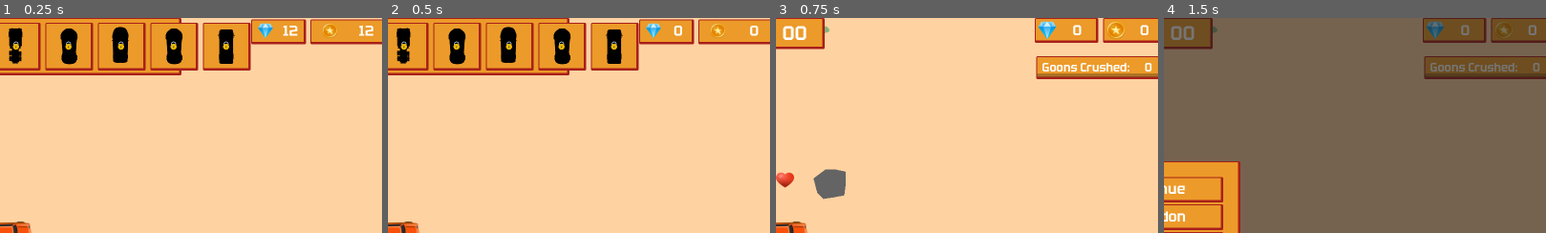
Above: before the commit, frames 1-4 (left to right).
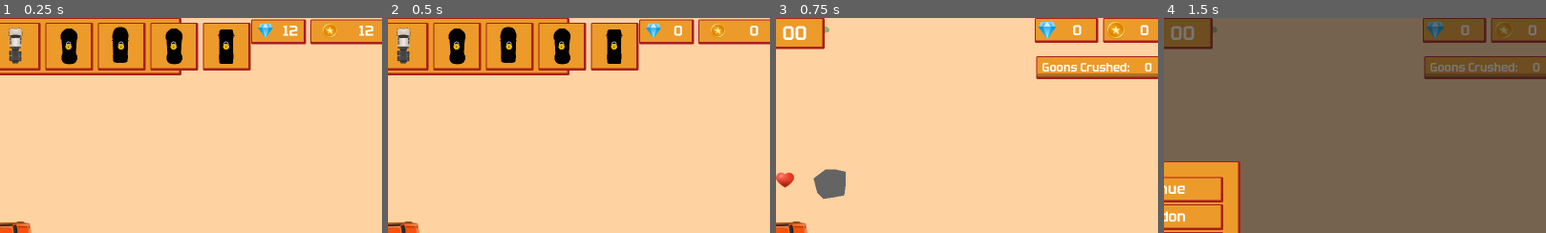
Above: after the commit, the same moments.

Repository: gregrylivingston/GoonCrusher
Game: Godot game, scene res://scene/player/menu/main/mainMenuCamera.tscn
Two runs of this game, one before a commit and one after it. Both use one fixed random seed, a clock stepped at 60 frames per second and the inputs below.
Inputs:
- Up to frame 1 (0.25 s): no input
- Up to frame 2 (0.5 s): no input
- Up to frame 3 (0.75 s): click "Begin" at 0.5 s
- Up to frame 4 (1.5 s): click "Road Rogue" at 1.25 s
The pictures show only the part of the screen within x 49-99%, y 0-50%; the shares and areas given below are measured in that part.

The runs differ from the first frame. In frame 1, 0.5% of the frame differs, in the area x 2-6%, y 4-22%; in frame 2, 0.5%; in frame 3, nothing differs; in frame 4, nothing differs.

Commit message:
more audio updates and fixes, voices for semi and pickup

Diff:
--- a/scene/car/pickup/pickup.tscn
+++ b/scene/car/pickup/pickup.tscn
@@ -11,6 +11,22 @@
 [ext_resource type="AudioStream" uid="uid://bq5n538wq16u" path="res://scene/car/pickup/audio/pickup_intro_6.mp3" id="8_svqtx"]
 [ext_resource type="AudioStream" uid="uid://bfvu8be8cvpcr" path="res://scene/car/pickup/audio/pickup_intro_7.mp3" id="9_0wwoi"]
 [ext_resource type="AudioStream" uid="uid://b4rf8s2i8u2wa" path="res://scene/car/pickup/audio/pickup_intro_8.mp3" id="10_iv8ox"]
+[ext_resource type="AudioStream" uid="uid://cjc6djo0c0yhn" path="res://scene/car/pickup/audio/pickup_joy_1.mp3" id="11_01t5h"]
+[ext_resource type="AudioStream" uid="uid://gajox5leno0w" path="res://scene/car/pickup/audio/pickup_joy_2.mp3" id="12_libsm"]
+[ext_resource type="AudioStream" uid="uid://kiv4jtj1eew1" path="res://scene/car/pickup/audio/pickup_joy_3.mp3" id="13_3ksbf"]
+[ext_resource type="AudioStream" uid="uid://df6vxuy2r52aq" path="res://scene/car/pickup/audio/pickup_joy_4.mp3" id="14_q4hv0"]
+[ext_resource type="AudioStream" uid="uid://br1s2flo4ukif" path="res://scene/car/pickup/audio/pickup_joy_5.mp3" id="15_iv1yi"]
+[ext_resource type="AudioStream" uid="uid://w4arc54nf72b" path="res://scene/car/pickup/audio/pickup_joy_6.mp3" id="16_g2ua3"]
+[ext_resource type="AudioStream" uid="uid://dvpbed417m36u" path="res://scene/car/pickup/audio/pickup_joy_7.mp3" id="17_ireah"]
+[ext_resource type="AudioStream" uid="uid://3lmhya4u5777" path="res://scene/car/pickup/audio/pickup_joy_8.mp3" id="18_ty8uw"]
+[ext_resource type="AudioStream" uid="uid://blsomixotdjia" path="res://scene/car/pickup/audio/pickup_joy_9.mp3" id="19_yvkl7"]
+[ext_resource type="AudioStream" uid="uid://6no3utlnkdkc" path="res://scene/car/pickup/audio/pickup_joy_10.mp3" id="20_4xfjq"]
+[ext_resource type="AudioStream" uid="uid://cpj7unigayjrc" path="res://scene/car/pickup/audio/pickup_joy_11.mp3" id="21_sxtnt"]
+[ext_resource type="AudioStream" uid="uid://ydbwyer6c0mu" path="res://scene/car/pickup/audio/pickup_joy_12.mp3" id="22_atv5c"]
+[ext_resource type="AudioStream" uid="uid://c55gjy6wv8h3n" path="res://scene/car/pickup/audio/pick_lowgas_1.mp3" id="23_73te5"]
+[ext_resource type="AudioStream" uid="uid://dgpwho8on7dnx" path="res://scene/car/pickup/audio/pick_lowgas_2.mp3" id="24_cyqhs"]
+[ext_resource type="AudioStream" uid="uid://dkpbevqn4077n" path="res://scene/car/pickup/audio/pickup_lowhealth1.mp3" id="25_yxhmr"]
+[ext_resource type="AudioStream" uid="uid://b82pkrwo1n5m8" path="res://scene/car/pickup/audio/pickup_lowhealth2.mp3" id="26_4efuk"]
 
 [node name="Car" instance=ExtResource("1_150xb")]
 engine = 19
@@ -19,7 +35,10 @@
 profilePic = ExtResource("2_m38a1")
 charName = "Karen"
 carId = "pickup"
-introAudio = Array[AudioStreamMP3]([ExtResource("3_gf7v4"), ExtResource("4_57w67"), ExtResource("5_okret"), ExtResource("6_go2a3"), ExtResource("7_7wal3"), ExtResource("8_svqtx"), ExtResource("9_0wwoi"), ExtResource("10_iv8ox")])
+introAudio = Array[AudioStreamMP3]([ExtResource("3_gf7v4"), ExtResource("4_57w67"), ExtResource("5_okret"), ExtResource("6_go2a3"), ExtResource("7_7wal3"), ExtResource("8_svqtx"), ExtResource("9_0wwoi"), ExtResource("10_iv8ox"), ExtResource("11_01t5h"), ExtResource("21_sxtnt")])
+powerupAudio = Array[AudioStreamMP3]([ExtResource("11_01t5h"), ExtResource("12_libsm"), ExtResource("13_3ksbf"), ExtResource("14_q4hv0"), ExtResource("15_iv1yi"), ExtResource("16_g2ua3"), ExtResource("17_ireah"), ExtResource("18_ty8uw"), ExtResource("19_yvkl7"), ExtResource("20_4xfjq"), ExtResource("21_sxtnt"), ExtResource("22_atv5c")])
+lowGasAudio = Array[AudioStreamMP3]([ExtResource("23_73te5"), ExtResource("24_cyqhs"), ExtResource("7_7wal3")])
+lowHealthAudio = Array[AudioStreamMP3]([ExtResource("25_yxhmr"), ExtResource("26_4efuk"), ExtResource("5_okret")])
 
 [node name="sprite" parent="." index="4"]
 position = Vector2(3, 3)
--- a/scene/car/semi/semi.tscn
+++ b/scene/car/semi/semi.tscn
@@ -11,6 +11,20 @@
 [ext_resource type="AudioStream" uid="uid://b54utlyaht6an" path="res://scene/car/semi/audio/semi_intro_6.mp3" id="8_olvqb"]
 [ext_resource type="AudioStream" uid="uid://1i5y7f5gutow" path="res://scene/car/semi/audio/semi_intro_7.mp3" id="9_mkr5q"]
 [ext_resource type="AudioStream" uid="uid://c18ldenh81trw" path="res://scene/car/semi/audio/semi_intro_8.mp3" id="10_vqa1h"]
+[ext_resource type="AudioStream" uid="uid://dej6rvp7prvp" path="res://scene/car/semi/audio/semi_joy_4.mp3" id="11_v7qt4"]
+[ext_resource type="AudioStream" uid="uid://cxfcabl73v3qv" path="res://scene/car/semi/audio/semi_joy_3.mp3" id="12_aq20n"]
+[ext_resource type="AudioStream" uid="uid://b0s6h6eoibspq" path="res://scene/car/semi/audio/semi_purse_1.mp3" id="13_u22q5"]
+[ext_resource type="AudioStream" uid="uid://qn3gtix8naef" path="res://scene/car/semi/audio/semi_purse_2.mp3" id="14_dmw0w"]
+[ext_resource type="AudioStream" uid="uid://p5xdo7tcs1gn" path="res://scene/car/semi/audio/semi_purse_3.mp3" id="15_sovfa"]
+[ext_resource type="AudioStream" uid="uid://bk74rell5ej4j" path="res://scene/car/semi/audio/semi_purse_4.mp3" id="16_7fkcg"]
+[ext_resource type="AudioStream" uid="uid://bf1yy10ydw5n8" path="res://scene/car/semi/audio/semi_joy_1.mp3" id="17_2alti"]
+[ext_resource type="AudioStream" uid="uid://dg4huiewefavk" path="res://scene/car/semi/audio/semi_joy_2.mp3" id="18_vgc5m"]
+[ext_resource type="AudioStream" uid="uid://luxacx51uvax" path="res://scene/car/semi/audio/semi_joy_5.mp3" id="19_4afom"]
+[ext_resource type="AudioStream" uid="uid://qm38ksb3sn2y" path="res://scene/car/semi/audio/semi_joy_6.mp3" id="20_31uva"]
+[ext_resource type="AudioStream" uid="uid://d33vfxm8qisvn" path="res://scene/car/semi/audio/semi_lowgas_1.mp3" id="21_nb5bo"]
+[ext_resource type="AudioStream" uid="uid://r06pokath0cx" path="res://scene/car/semi/audio/semi_lowgas_2.mp3" id="22_47v1i"]
+[ext_resource type="AudioStream" uid="uid://e0kiqmki0gt1" path="res://scene/car/semi/audio/semi_lowhealth_1.mp3" id="23_43kt5"]
+[ext_resource type="AudioStream" uid="uid://c3hhd0u8brvvp" path="res://scene/car/semi/audio/semi_lowhealth_2.mp3" id="24_w2g4c"]
 
 [sub_resource type="RectangleShape2D" id="RectangleShape2D_8s7dq"]
 size = Vector2(309, 115)
@@ -23,7 +37,11 @@
 profilePic = ExtResource("2_u7uhp")
 charName = "Tiffany"
 carId = "semi"
-introAudio = Array[AudioStreamMP3]([ExtResource("4_nujw2"), ExtResource("4_tijah"), ExtResource("3_vp8ws"), ExtResource("6_t0nwr"), ExtResource("7_b7g3a"), ExtResource("8_olvqb"), ExtResource("9_mkr5q"), ExtResource("10_vqa1h")])
+introAudio = Array[AudioStreamMP3]([ExtResource("4_nujw2"), ExtResource("4_tijah"), ExtResource("3_vp8ws"), ExtResource("6_t0nwr"), ExtResource("7_b7g3a"), ExtResource("8_olvqb"), ExtResource("9_mkr5q"), ExtResource("10_vqa1h"), ExtResource("11_v7qt4"), ExtResource("12_aq20n")])
+purseAudio = Array[AudioStreamMP3]([ExtResource("13_u22q5"), ExtResource("14_dmw0w"), ExtResource("15_sovfa"), ExtResource("16_7fkcg")])
+powerupAudio = Array[AudioStreamMP3]([ExtResource("17_2alti"), ExtResource("18_vgc5m"), ExtResource("12_aq20n"), ExtResource("11_v7qt4"), ExtResource("19_4afom"), ExtResource("20_31uva"), ExtResource("10_vqa1h"), ExtResource("4_nujw2")])
+lowGasAudio = Array[AudioStreamMP3]([ExtResource("21_nb5bo"), ExtResource("22_47v1i")])
+lowHealthAudio = Array[AudioStreamMP3]([ExtResource("23_43kt5"), ExtResource("24_w2g4c"), ExtResource("6_t0nwr")])
 
 [node name="CollisionShape2D" parent="." index="2"]
 position = Vector2(3.5, -1.5)
--- a/scene/car/taxi/taxi.tscn
+++ b/scene/car/taxi/taxi.tscn
@@ -21,20 +21,15 @@
 [ext_resource type="AudioStream" uid="uid://s22etes4muku" path="res://scene/car/taxi/audio/taxi_joy_3.mp3" id="18_rewgt"]
 [ext_resource type="AudioStream" uid="uid://bf2g55p5rqirk" path="res://scene/car/taxi/audio/taxi_joy_4.mp3" id="19_1wv2m"]
 [ext_resource type="AudioStream" uid="uid://hpq7o1wu18c6" path="res://scene/car/taxi/audio/taxi_joy_5.mp3" id="20_isjie"]
-[ext_resource type="AudioStream" uid="uid://8qsyi304qe46" path="res://scene/car/sedan/audio/sedan_lowgas_2.mp3" id="21_1vqe1"]
 [ext_resource type="AudioStream" uid="uid://dt5eem54gq1o7" path="res://scene/car/taxi/audio/taxi_joy7.mp3" id="21_262ig"]
 [ext_resource type="AudioStream" uid="uid://hlej4x4257d7" path="res://scene/car/taxi/audio/taxi_joy8.mp3" id="22_e71w7"]
-[ext_resource type="AudioStream" uid="uid://bdjiqvxap6ace" path="res://scene/car/sedan/audio/sedan_lowgas_3.mp3" id="22_eyxoo"]
 [ext_resource type="AudioStream" uid="uid://daae5oi5o1tt2" path="res://scene/car/taxi/audio/taxi_lowgas_1.mp3" id="23_bidcd"]
 [ext_resource type="AudioStream" uid="uid://dbw1m34km4x0b" path="res://scene/car/taxi/audio/taxi_joy9.mp3" id="23_iadqi"]
 [ext_resource type="AudioStream" uid="uid://ccqwc2fanq00p" path="res://scene/car/taxi/audio/taxi_joy10.mp3" id="24_m4n6e"]
 [ext_resource type="AudioStream" uid="uid://sixxnxyfhbiw" path="res://scene/car/taxi/audio/taxi_lowgas_2.mp3" id="24_tibav"]
 [ext_resource type="AudioStream" uid="uid://xt3sof0688r4" path="res://scene/car/taxi/audio/taxi_joy11.mp3" id="25_tc7g5"]
-[ext_resource type="AudioStream" uid="uid://bf0uamij3v2mg" path="res://scene/car/sedan/audio/sedan_lowhealth_3.mp3" id="25_xihsq"]
 [ext_resource type="AudioStream" uid="uid://jb58k3jfx5t0" path="res://scene/car/taxi/audio/taxi_joy12.mp3" id="26_7k88k"]
-[ext_resource type="AudioStream" uid="uid://cijpx0mgh1lje" path="res://scene/car/sedan/audio/sedan_lowhealth_4.mp3" id="26_f20jf"]
 [ext_resource type="AudioStream" uid="uid://dll0pn6wxeoij" path="res://scene/car/taxi/audio/taxi_joy13.mp3" id="27_17fi7"]
-[ext_resource type="AudioStream" uid="uid://o51m6bd6j6l7" path="res://scene/car/sedan/audio/sedan_lowhealth_5.mp3" id="27_g7gks"]
 [ext_resource type="AudioStream" uid="uid://cgpwaym0dtn0u" path="res://scene/car/taxi/audio/taxi_lowhealth_1.mp3" id="28_j8yn4"]
 [ext_resource type="AudioStream" uid="uid://b3dqh7acgg1bg" path="res://scene/car/taxi/audio/taxi_joy_6.mp3" id="28_nl07w"]
 [ext_resource type="AudioStream" uid="uid://bl1k15t5dtd3v" path="res://scene/car/taxi/audio/taxi_lowhealth_2.mp3" id="29_gutk2"]
@@ -48,8 +43,8 @@
 introAudio = Array[AudioStreamMP3]([ExtResource("3_anhg2"), ExtResource("4_qknie"), ExtResource("5_sxudr"), ExtResource("6_230wo"), ExtResource("7_agd4o"), ExtResource("8_di5uq"), ExtResource("9_oqruo"), ExtResource("10_a7xbb")])
 purseAudio = Array[AudioStreamMP3]([ExtResource("11_4on1j"), ExtResource("12_dwy4e"), ExtResource("13_yur0t"), ExtResource("14_edsgb"), ExtResource("15_3kv3q")])
 powerupAudio = Array[AudioStreamMP3]([ExtResource("16_pahbg"), ExtResource("17_7l0fa"), ExtResource("18_rewgt"), ExtRes …(244 unchanged characters)…
-lowGasAudio = Array[AudioStreamMP3]([ExtResource("21_1vqe1"), ExtResource("22_eyxoo"), ExtResource("23_bidcd"), ExtResource("24_tibav")])
-lowHealthAudio = Array[AudioStreamMP3]([ExtResource("25_xihsq"), ExtResource("26_f20jf"), ExtResource("27_g7gks"), ExtResource("28_j8yn4"), ExtResource("29_gutk2")])
+lowGasAudio = Array[AudioStreamMP3]([ExtResource("23_bidcd"), ExtResource("24_tibav")])
+lowHealthAudio = Array[AudioStreamMP3]([ExtResource("28_j8yn4"), ExtResource("29_gutk2")])
 
 [node name="sprite" parent="." index="4"]
 position = Vector2(-11, 7)
--- a/scene/car/van/van.tscn
+++ b/scene/car/van/van.tscn
@@ -22,14 +22,9 @@
 [ext_resource type="AudioStream" uid="uid://dsb4pgo5ivxew" path="res://scene/car/van/audio/van_joy_5.mp3" id="19_x8ew0"]
 [ext_resource type="AudioStream" uid="uid://bwnkwe3vo0q8s" path="res://scene/car/van/audio/van_joy_6.mp3" id="20_lfsll"]
 [ext_resource type="AudioStream" uid="uid://w4gspyfxn328" path="res://scene/car/van/audio/van_joy_7.mp3" id="21_xfa01"]
-[ext_resource type="AudioStream" uid="uid://8qsyi304qe46" path="res://scene/car/sedan/audio/sedan_lowgas_2.mp3" id="22_begyd"]
-[ext_resource type="AudioStream" uid="uid://bdjiqvxap6ace" path="res://scene/car/sedan/audio/sedan_lowgas_3.mp3" id="23_5787y"]
 [ext_resource type="AudioStream" uid="uid://c2ncnfxl3td4l" path="res://scene/car/van/audio/van_lowgas_1.mp3" id="24_67hac"]
 [ext_resource type="AudioStream" uid="uid://b7x5n0ohpn201" path="res://scene/car/van/audio/van_lowgas_2.mp3" id="25_rpm3l"]
 [ext_resource type="AudioStream" uid="uid://j0c6hg4k7e2o" path="res://scene/car/van/audio/van_lowgas_3.mp3" id="26_kuhoo"]
-[ext_resource type="AudioStream" uid="uid://bf0uamij3v2mg" path="res://scene/car/sedan/audio/sedan_lowhealth_3.mp3" id="27_a4wnn"]
-[ext_resource type="AudioStream" uid="uid://cijpx0mgh1lje" path="res://scene/car/sedan/audio/sedan_lowhealth_4.mp3" id="28_46ifh"]
-[ext_resource type="AudioStream" uid="uid://o51m6bd6j6l7" path="res://scene/car/sedan/audio/sedan_lowhealth_5.mp3" id="29_fpa3t"]
 [ext_resource type="AudioStream" uid="uid://dawqa2bvv647c" path="res://scene/car/van/audio/van_lowhealth_1.mp3" id="30_co8o0"]
 [ext_resource type="AudioStream" uid="uid://cidnoei82mwvw" path="res://scene/car/van/audio/van_lowhealth_2.mp3" id="31_b7jwg"]
 
@@ -43,8 +38,8 @@
 introAudio = Array[AudioStreamMP3]([ExtResource("3_0haua"), ExtResource("4_fk622"), ExtResource("5_ql0xt"), ExtResource("6_b4fkq"), ExtResource("7_gfvg0"), ExtResource("8_3r3lt"), ExtResource("9_l6463"), ExtResource("10_rilhi")])
 purseAudio = Array[AudioStreamMP3]([ExtResource("11_o65b5"), ExtResource("12_8d6d2"), ExtResource("13_nwfci"), ExtResource("14_4pqxu"), ExtResource("15_k230o")])
 powerupAudio = Array[AudioStreamMP3]([ExtResource("3_0haua"), ExtResource("16_gtuau"), ExtResource("17_br3r6"), ExtResource("18_yusay"), ExtResource("19_x8ew0"), ExtResource("20_lfsll"), ExtResource("21_xfa01")])
-lowGasAudio = Array[AudioStreamMP3]([ExtResource("22_begyd"), ExtResource("23_5787y"), ExtResource("24_67hac"), ExtResource("25_rpm3l"), ExtResource("26_kuhoo")])
-lowHealthAudio = Array[AudioStreamMP3]([ExtResource("27_a4wnn"), ExtResource("28_46ifh"), ExtResource("29_fpa3t"), ExtResource("30_co8o0"), ExtResource("31_b7jwg")])
+lowGasAudio = Array[AudioStreamMP3]([ExtResource("24_67hac"), ExtResource("25_rpm3l"), ExtResource("26_kuhoo")])
+lowHealthAudio = Array[AudioStreamMP3]([ExtResource("30_co8o0"), ExtResource("31_b7jwg")])
 
 [node name="sprite" parent="." index="4"]
 position = Vector2(-11, 7)
--- a/scene/player/save/playerData.gd
+++ b/scene/player/save/playerData.gd
@@ -18,11 +18,11 @@
 		"upgrades":{"traction":0,"engine":0,"armor":0,"steering":0},
 	},
 	"pickup":{
-		"cost":10000,
+		"cost":10000,#10000,
 		"upgrades":{"traction":0,"engine":0,"armor":0,"steering":0},
 	},
 	"semi":{
-		"cost":25000,
+		"cost":0,#25000,
 		"upgrades":{"traction":0,"engine":0,"armor":0,"steering":0},
 	},
 	"audi":{
Not shown, added: scene/car/pickup/audio/pick_lowgas_1.mp3.import
Not shown, added: scene/car/pickup/audio/pick_lowgas_2.mp3.import
Not shown, added: scene/car/pickup/audio/pickup_joy_1.mp3.import
Not shown, added: scene/car/pickup/audio/pickup_joy_10.mp3.import
Not shown, added: scene/car/pickup/audio/pickup_joy_11.mp3.import
Not shown, added: scene/car/pickup/audio/pickup_joy_12.mp3.import
Not shown, added: scene/car/pickup/audio/pickup_joy_2.mp3.import
Not shown, added: scene/car/pickup/audio/pickup_joy_3.mp3.import
Not shown, added: scene/car/pickup/audio/pickup_joy_4.mp3.import
Not shown, added: scene/car/pickup/audio/pickup_joy_5.mp3.import
Not shown, added: scene/car/pickup/audio/pickup_joy_6.mp3.import
Not shown, added: scene/car/pickup/audio/pickup_joy_7.mp3.import
(and 52 more such lines)
